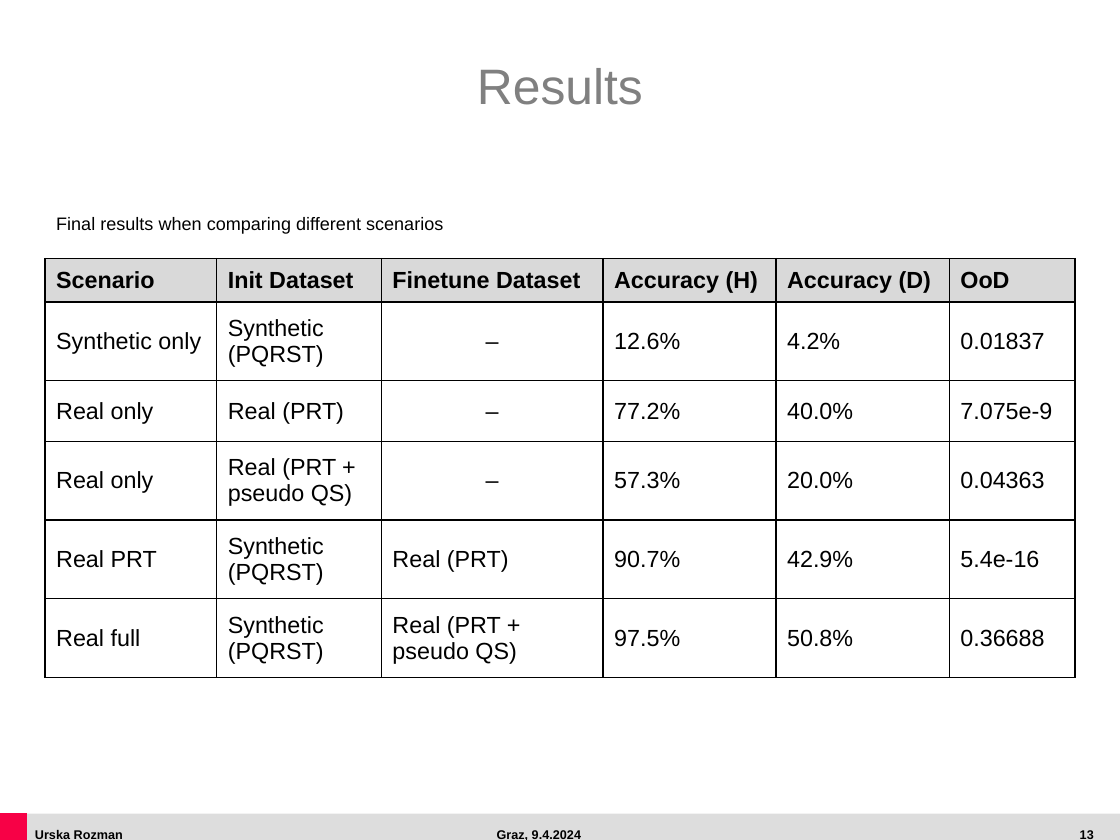
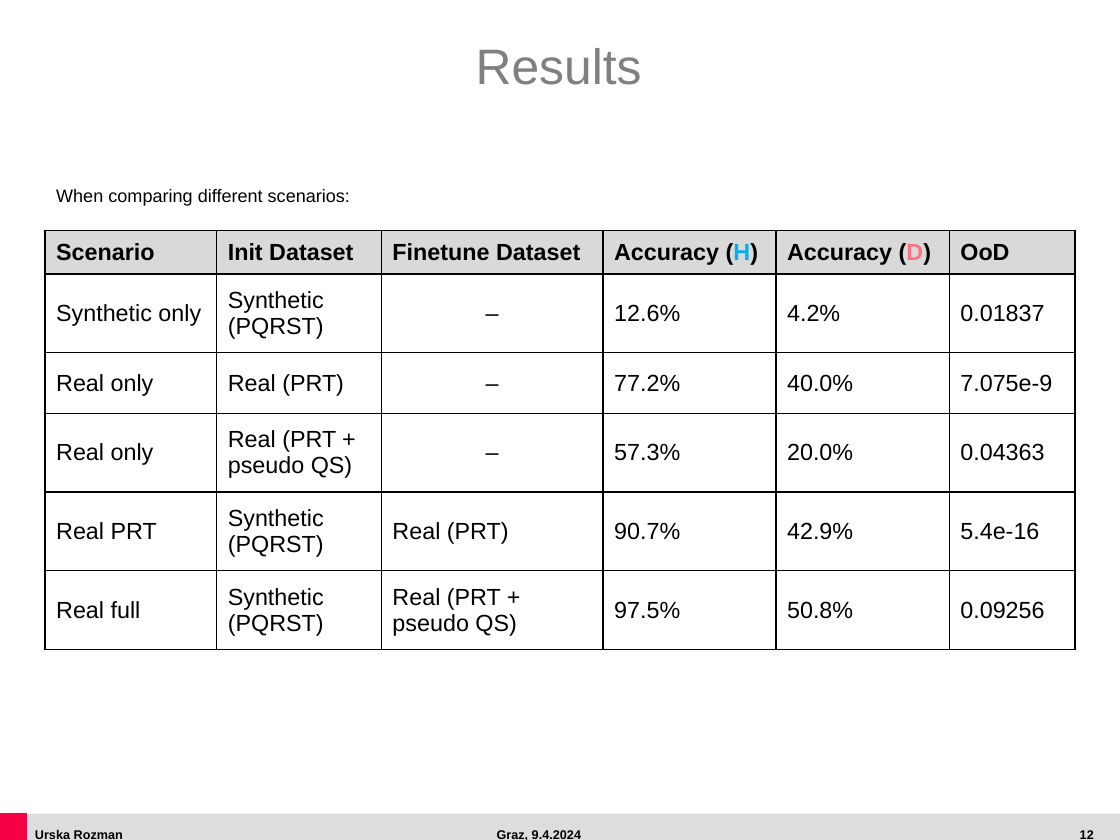
Before and after one commit to urozma/out-of-distribution-detection-ecg, a slide deck: slide 12 of BT_Urska_Rozman.pptx (slide 13 before the commit). Drawn at 1120x840 pixels with LibreOffice and Linux fonts; fonts in the diff are those of the drawing. Boxes give left, top, right and bottom in pixels: in the first picture for what was removed or moved away, otherwise in the second. Text is boxed around its words. In the diff, an @@ line names an element or a change of style, - is before the commit and + after.

Commit message:
finalize

```diff
--- a/BT_Urska_Rozman.pptx
+++ b/BT_Urska_Rozman.pptx
@@ title "Results": place and size @@
-title "Results" at (477,68,643,105)
+title "Results" at (476,48,642,85)
@@ text at (56,189,350,206): text changed @@
-Final results when comparing different scenarios
+When comparing different scenarios:
@@ table at (45,231,1074,650) @@
-row 6, column 6: 0.36688
+row 6, column 6: 0.09256
@@ text colour #000000 to #00B0F0 in "(H)" @@
@@ text colour #000000 to #FF6F85 in "(D)" @@
@@ table: place and size @@
-table at (45,259,1074,678)
+table at (45,231,1074,650)
```
Also in this commit, not shown: 2 other slides changed, 2 slides added, 1 slide removed, 51 other files.
